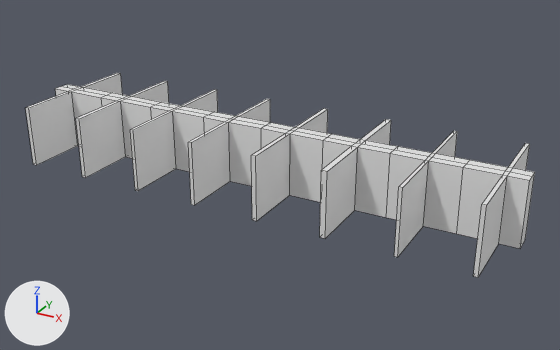
Before and after pictures for a commit that changed the FBX model Assets/Environment_Assets/Cubicals.fbx.
Camera for both pictures: a 50 mm lens placed at (9.02, -14.76, 7.72), pointed at (0.87, 0.04, 0.32). Every picture has the same lights, and +X, +Y and +Z are marked at lower left. Mesh edges are drawn as thin lines. Where no turn or scale is listed for an object, it has been applied to the vertices.

The older version as bpy lines, for what is in view:
```python
me_mesh = bpy.data.meshes.new('Mesh')
me_mesh.from_pydata(...)  # 214 vertices, 210 faces; spans x -5.8..6.6, y -1.75..1.75, z 0.0..1.52
ob_box001 = bpy.data.objects.new('Box001', me_mesh)
ob_box001.location = (0.0, 0.0, 0.0)
```
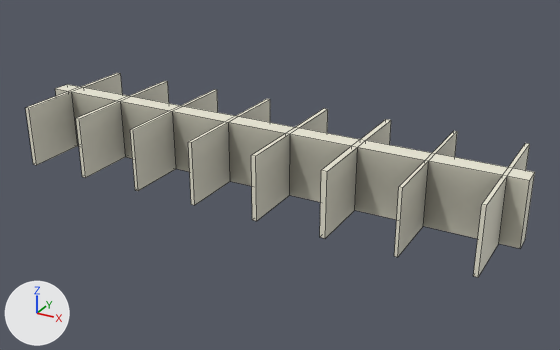
Where the newer file only moved an object's origin or applied its transform, the numbers keep the older frame.

The change, as a diff of the scene's bpy script:
```diff
--- a/Assets/Environment_Assets/Cubicals.fbx.py
+++ b/Assets/Environment_Assets/Cubicals.fbx.py
@@ img_cubicle_normal_png @@
+img_cubicle_normal_png = load_image('Cubicle_Normal.png', 'OfficeEnvironment/Cubicle_Normal.png', 2048, 2048, 'Non-Color')
@@ img_cubicle_basemap_png @@
+img_cubicle_basemap_png = load_image('Cubicle_BaseMap.png', 'OfficeEnvironment/Cubicle_BaseMap.png', 2048, 2048, 'sRGB')
@@ mat_mat_cubicle @@
+mat_mat_cubicle = bpy.data.materials.new('MAT_Cubicle')
+# uses the picture img_cubicle_basemap_png
+# uses the picture img_cubicle_normal_png
@@ me_mesh @@
 # used by ob_box001; location = (0.0, 0.0, 0.0)
-me_mesh.from_pydata(...)  # 214 vertices, 210 faces; spans x -5.8..6.6, y -1.75..1.75, z 0.0..1.52
+me_mesh.from_pydata(...)  # 136 vertices, 134 faces; spans x -5.8..6.6, y -1.75..1.75, z 0.0..1.52
+# me_mesh part 1
+# 78 vertices are removed from x -5.8..6.6, y -0.23..0.23, z 0.0..1.52
+# 126 faces are deleted
+# 50 new faces join them
+# me_mesh part 2: 84 faces spanning x -5.8..6.6, y -1.75..1.75, z 0.0..1.52 switch from no material to mat_mat_cubicle
```

Pixel boxes [x1, y1, x2, y2] of what changed, in the pictures (560 x 350 px):
part 1 of me_mesh, cut back
    both: [56, 84, 535, 248]
part 2 of me_mesh, recoloured
    both: [26, 73, 530, 277]
